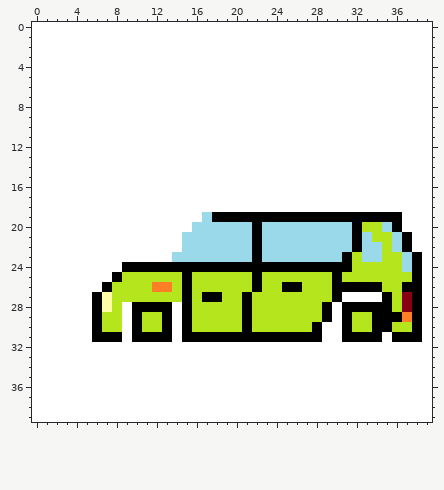
Pixel-art sprite -- gra/auto3 lewo.png. The first picture shows the starting point.
The file is 40x40 pixels.
And afterwards:
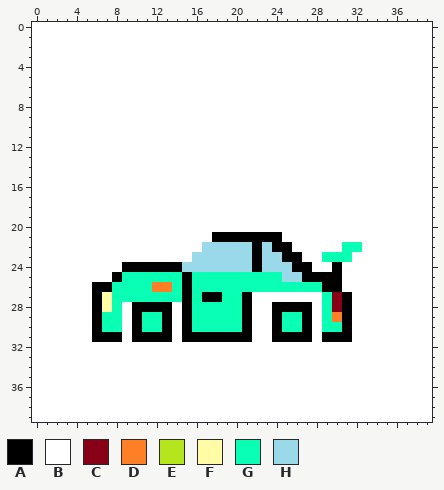
Palette (. is transparent): A #000000  B #ffffff  C #880015  D #ff7f27  E #b5e61d  F #fffca5  G #08ffb4  H #99d9ea
Diff:
@@ x 0..39 @@
 18 BBBBBBBBBBBBBBBBBBBBBBBBBBBBBBBBBBBBBBBB
-19 BBBBBBBBBBBBBBBBBHAAAAAAAAAAAAAAAAAAABBB
-20 BBBBBBBBBBBBBBBBHHHHHHAHHHHHHHHHAEEHABBB
-21 BBBBBBBBBBBBBBBHHHHHHHAHHHHHHHHHAHEEHABB
-22 BBBBBBBBBBBBBBBHHHHHHHAHHHHHHHHHAHHEHABB
-23 BBBBBBBBBBBBBBHHHHHHHHAHHHHHHHHAEHHEEHAB
-24 BBBBBBBBBAAAAAAAAAAAAAAAAAAAAAAAEEEEEHAB
-25 BBBBBBBBAEEEEEEAEEEEEEAEEEEEEEAEEEEEEEAB
-26 BBBBBBBAEEEEDDEAEEEEEEAEEAAEEEAAAAAEEAAB
-27 BBBBBBAFEEEEEEEAEAAEEAEEEEEEEEABBBBAECAB
-28 BBBBBBAFEBAAAABAEEEEEAEEEEEEEABAAAAAECAB
-29 BBBBBBAEEBAEEABAEEEEEAEEEEEEEABAEEAAADAB
-30 BBBBBBAEEBAEEABAEEEEEAEEEEEEABBAEEAAEEAB
-31 BBBBBBAAABAAAABAAAAAAAAAAAAAABBAAAABAAAB
+19 BBBBBBBBBBBBBBBBBBBBBBBBBBBBBBBBBBBBBBBB
+20 BBBBBBBBBBBBBBBBBBBBBBBBBBBBBBBBBBBBBBBB
+21 BBBBBBBBBBBBBBBBBBAAAAAAABBBBBBBBBBBBBBB
+22 BBBBBBBBBBBBBBBBBHHHHHAHAABBBBBGGBBBBBBB
+23 BBBBBBBBBBBBBBBBHHHHHHAHHAABBGGGBBBBBBBB
+24 BBBBBBBBBAAAAAAHHHHHHHAHHHAABBABBBBBBBBB
+25 BBBBBBBBAGGGGGGAGGGGGGGGGHHAAAABBBBBBBBB
+26 BBBBBBAAGGGGDDGAGGGGGGGGGGGGGAABBBBBBBBB
+27 BBBBBBAFGGGGGGGAGAAGGABBBBBBBGCABBBBBBBB
+28 BBBBBBAFGBAAAABAGGGGGABBAAAABGCABBBBBBBB
+29 BBBBBBAGGBAGGABAGGGGGABBAGGABGDABBBBBBBB
+30 BBBBBBAGGBAGGABAGGGGGABBAGGABGGABBBBBBBB
+31 BBBBBBAAABAAAABAAAAAAABBAAAABAAABBBBBBBB
 32 BBBBBBBBBBBBBBBBBBBBBBBBBBBBBBBBBBBBBBBB
Pixel boxes of the changes (left, top, right, bottom) in both pictures:
changed: (92, 212, 422, 342)
